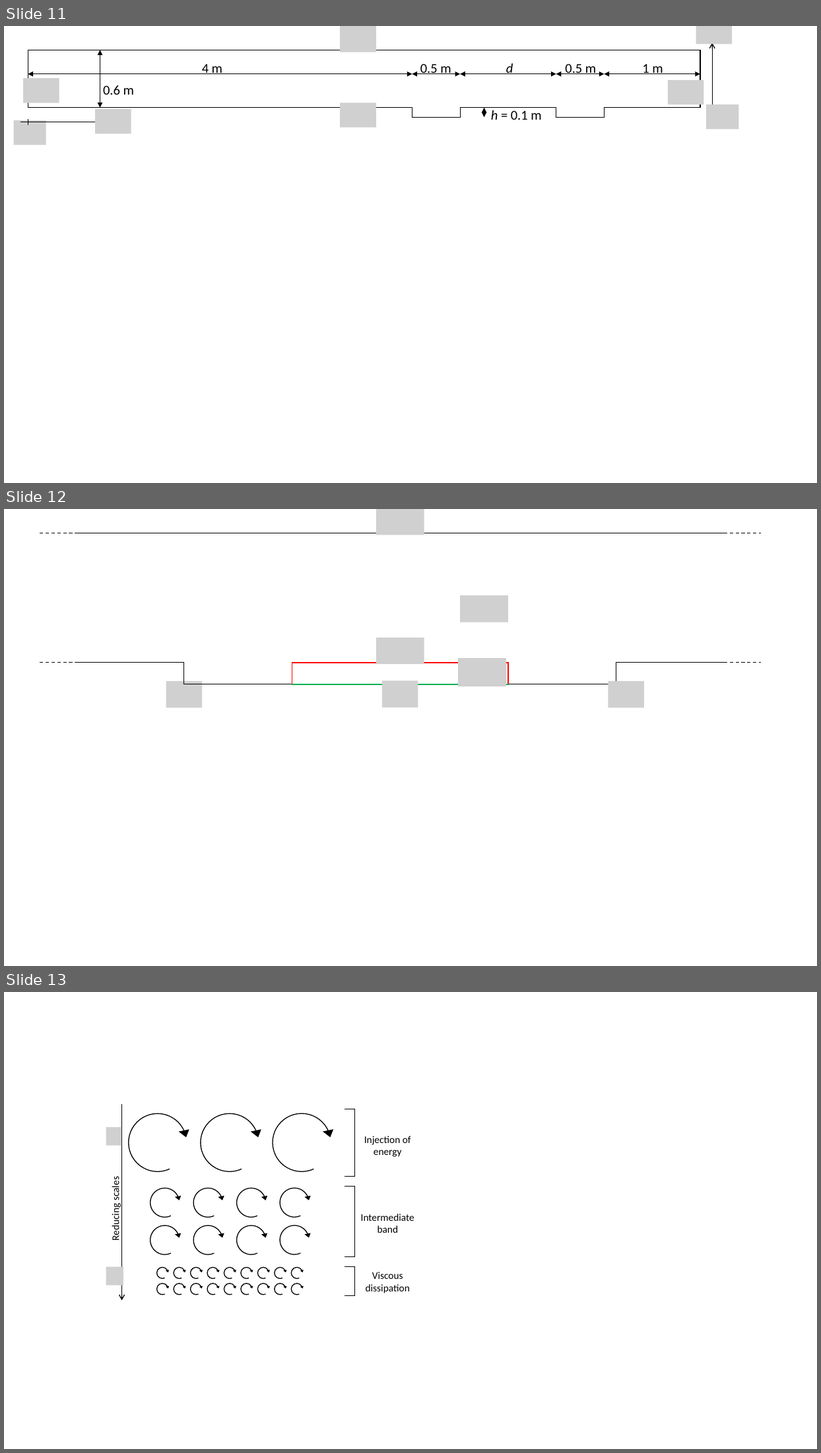
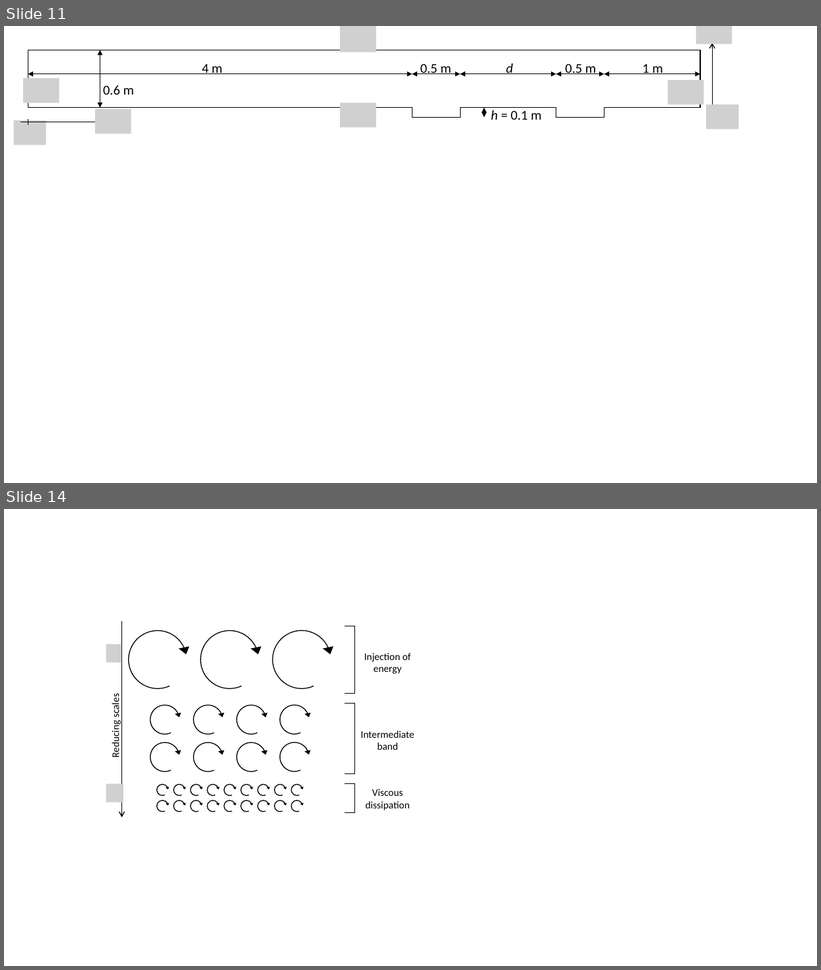
Before and after one commit to AndreaVescovini/Thesis, a slide deck: img/celle.pptx. Shown one above the other, each under a label of ours: slides 11, 12 and 13 before the commit, slides 11 and 14 after it; the slides between them are not shown. The pictures are 821x1453 and 821x970 pixels, drawn with LibreOffice and Linux fonts; fonts in the diff are those of the drawing; grey boxes stand for pictures. Boxes give left, top, right and bottom in pixels: in the first picture for what was removed or moved away, otherwise in the second. Text is boxed around its words. In the diff, an @@ line names an element or a change of style, - is before the commit and + after.

```diff
--- a/img/celle.pptx
+++ b/img/celle.pptx
@@ slide 12 removed at [4, 509, 817, 966], background #FFFFFF @@
@@ picture removed at [376, 509, 424, 535] @@
@@ line removed from (40, 533) to (76, 533) @@
@@ line removed from (76, 533) to (725, 533) @@
@@ line removed from (725, 533) to (760, 533) @@
@@ picture removed at [460, 595, 508, 623] @@
@@ picture removed at [376, 638, 424, 665] @@
@@ line removed from (40, 663) to (76, 663) @@
@@ line removed from (76, 663) to (184, 663) @@
@@ line removed from (184, 663) to (184, 684) @@
@@ line removed from (292, 663) to (292, 684) @@
@@ line removed from (292, 663) to (508, 663) @@
@@ picture removed at [459, 658, 507, 687] @@
@@ line removed from (508, 663) to (508, 684) @@
@@ line removed from (616, 663) to (725, 663) @@
@@ line removed from (616, 663) to (616, 684) @@
@@ line removed from (725, 663) to (760, 663) @@
@@ picture removed at [166, 681, 202, 708] @@
@@ line removed from (184, 684) to (292, 684) @@
@@ line removed from (292, 684) to (508, 684) @@
@@ picture removed at [382, 681, 418, 708] @@
@@ line removed from (508, 684) to (616, 684) @@
@@ picture removed at [609, 681, 644, 708] @@
@@ what was slide 13 is now slide 14 @@
```
Also in this commit, not shown: 2 slides added, 4 other files.
